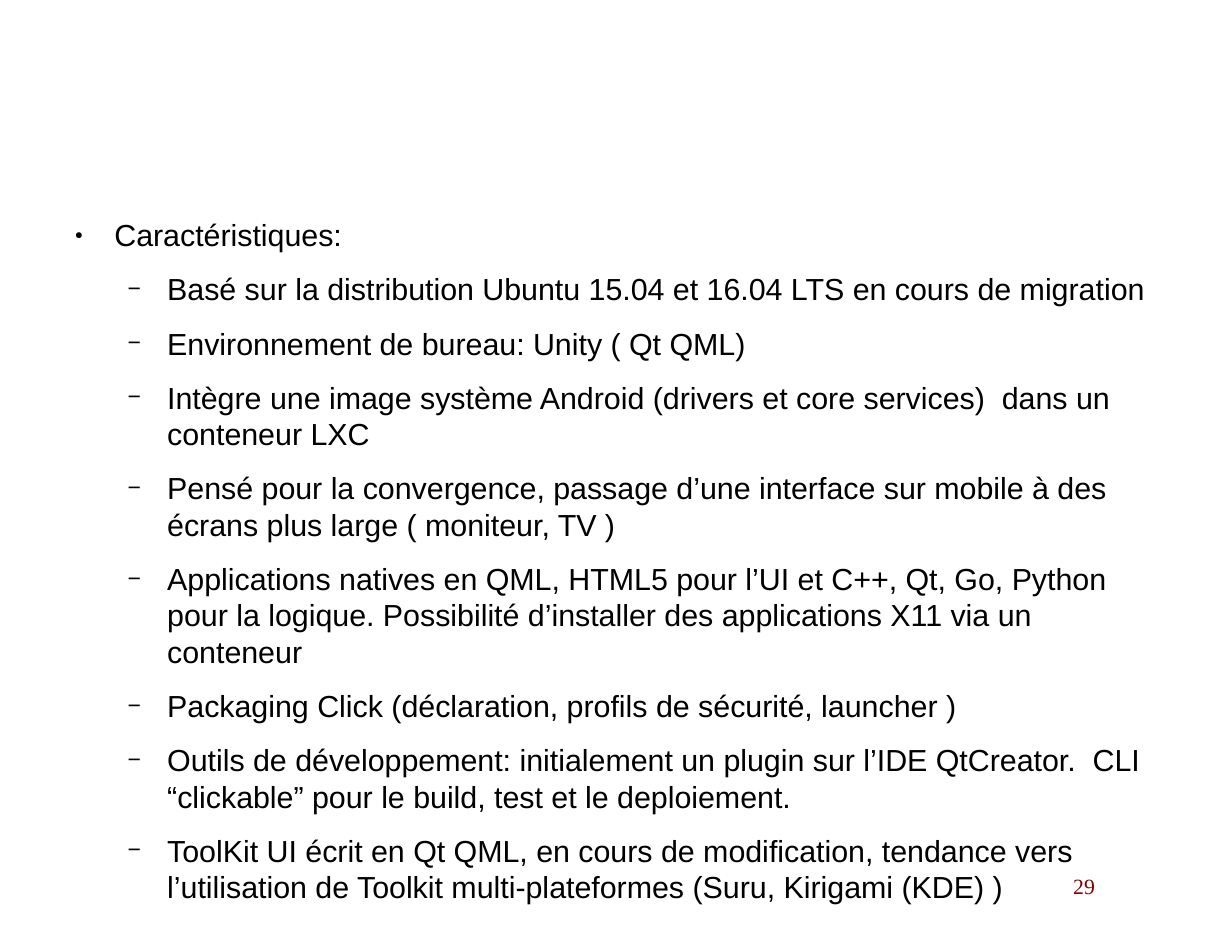
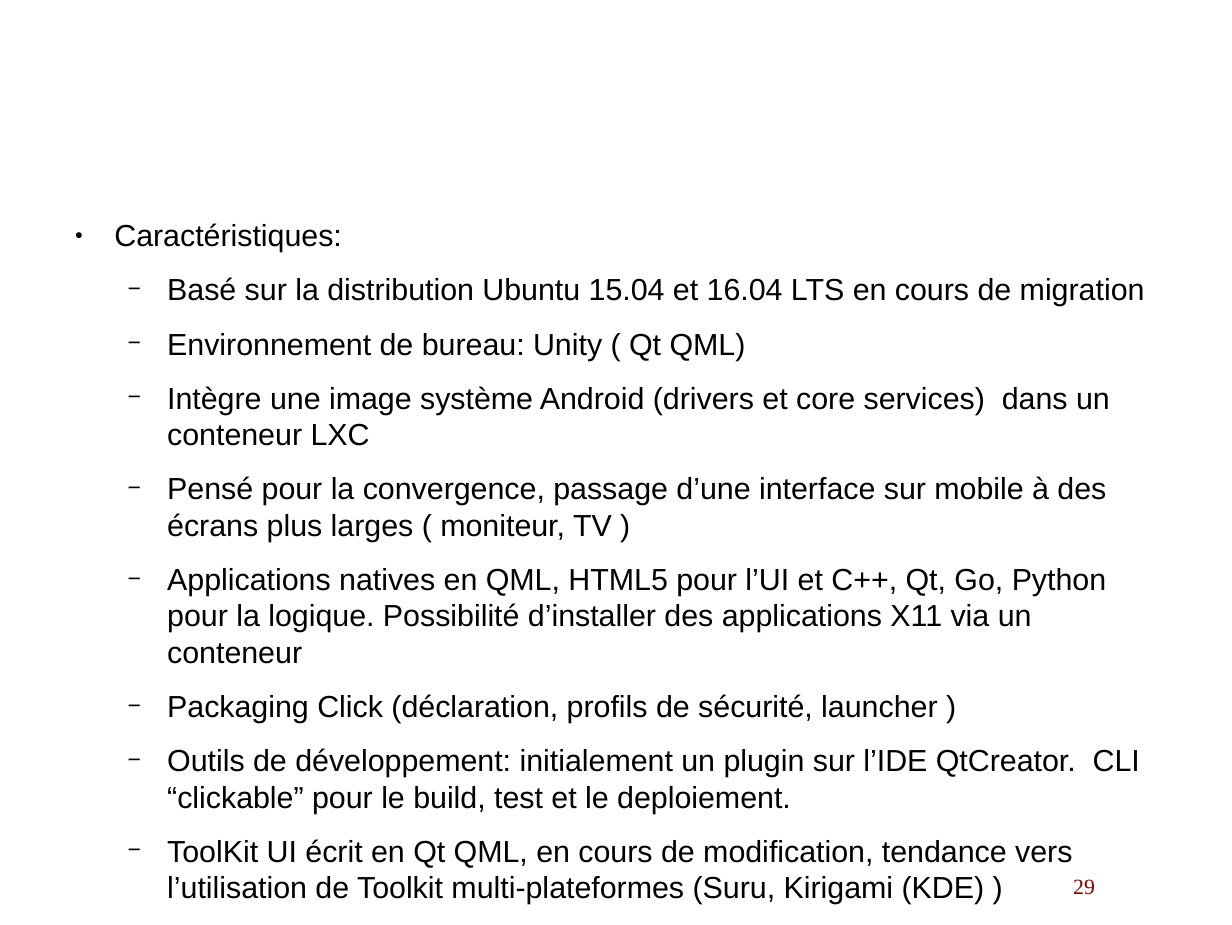
Before and after one commit to lduboeuf/ut-helloworld-py, a slide deck: slide 29 of osmobiles.odp. Drawn at 1232x925 pixels with LibreOffice and Linux fonts; fonts in the diff are those of the drawing; background and template pictures are left out. Boxes give left, top, right and bottom in pixels: in the first picture for what was removed or moved away, otherwise in the second. Text is boxed around its words. In the diff, an @@ line names an element or a change of style, - is before the commit and + after.

```diff
--- a/osmobiles.odp
+++ b/osmobiles.odp
@@ text at (x1=167, y1=476, x2=1106, y2=542): text changed @@
-  − Pensé pour la convergence, passage d’une interface sur mobile à des écrans plus large ( moniteur, TV )
+  − Pensé pour la convergence, passage d’une interface sur mobile à des écrans plus larges ( moniteur, TV )
```
Also in this commit, not shown: 6 other slides changed.
